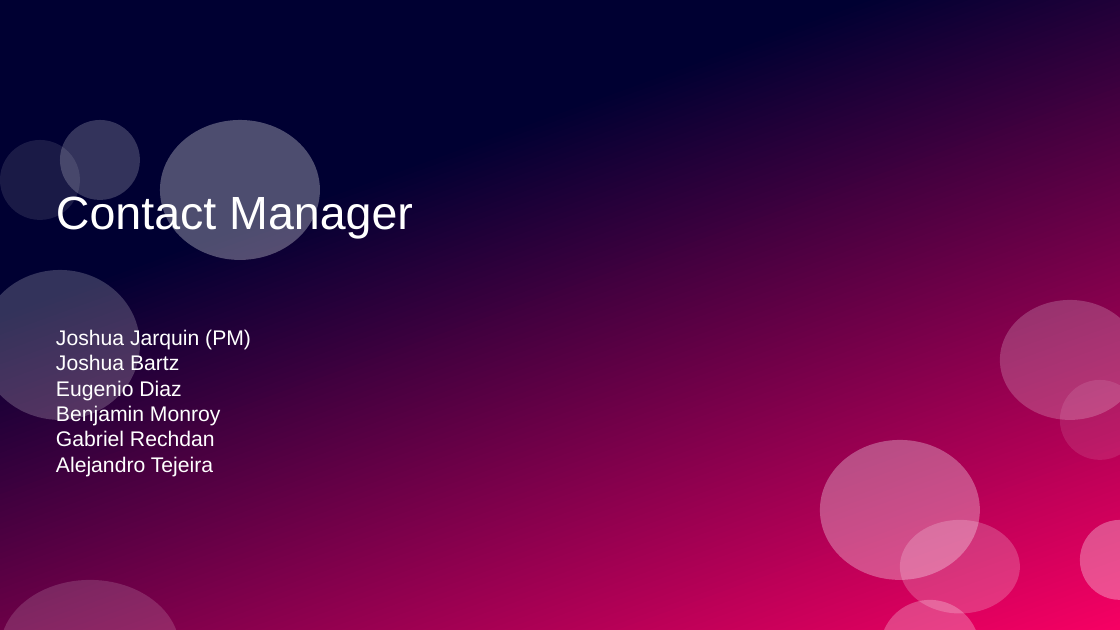
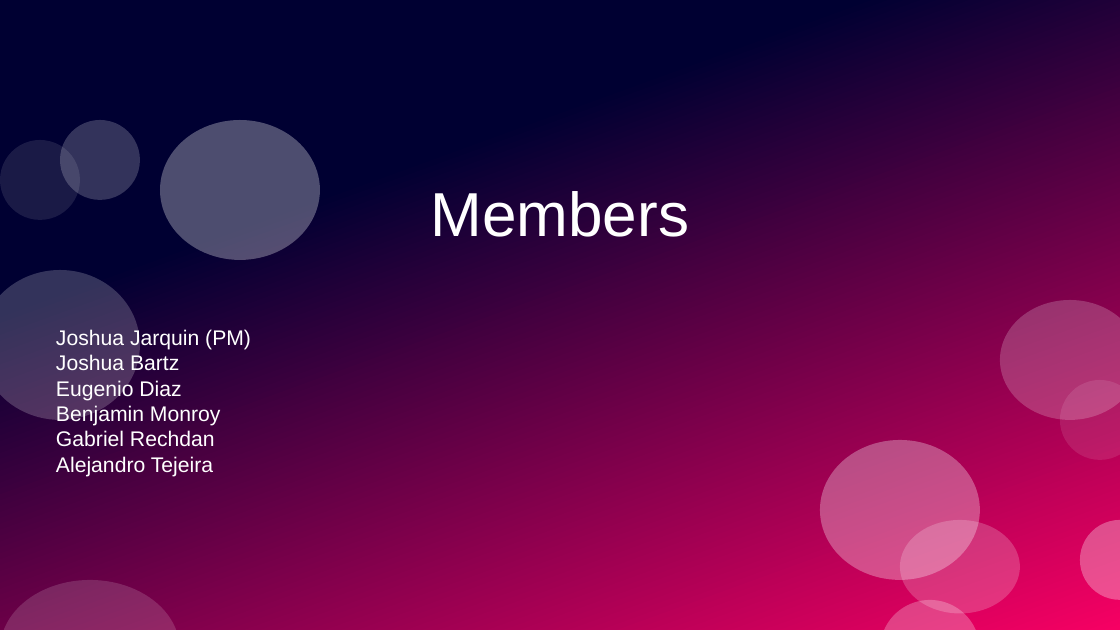
Before and after one commit to PrototypeProto/COP_4331_Small-Project, a slide deck: slide 2 of Pres.pptx (slide 1 before the commit). Drawn at 1120x630 pixels with LibreOffice and Linux fonts; fonts in the diff are those of the drawing. Boxes give left, top, right and bottom in pixels: in the first picture for what was removed or moved away, otherwise in the second. Text is boxed around its words. In the diff, an @@ line names an element or a change of style, - is before the commit and + after.

```diff
--- a/Pres.pptx
+++ b/Pres.pptx
@@ title at bbox=[430, 191, 689, 237]: text changed; size 33 to 44 pt @@
-Contact Manager
+Members
```
Also in this commit, not shown: 8 slides added, 2 slides removed, 13 other files.
